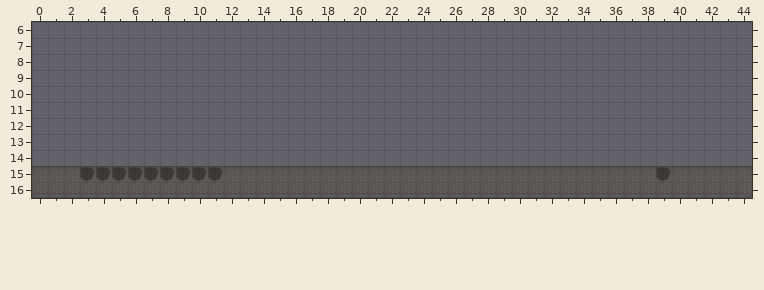
Two states of a Tiled map, res/map/map1.tmx. This is how it looked before the edit.
Cells are 32x32 px. Shown: x 0..44, y 6..16.
The same view after the edit:
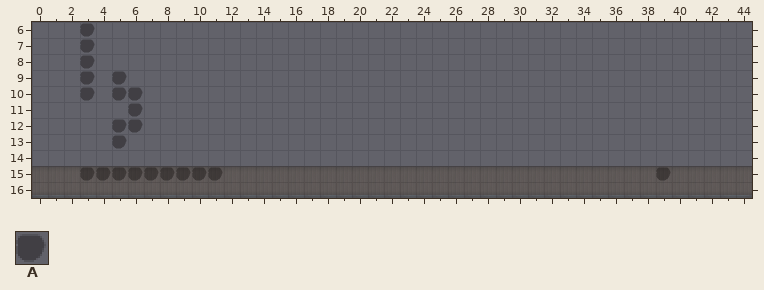
Key: from "TileA3": A 128.
_ is an empty cell, . an unchanged one.
See-through tiles are keyed as they look on the map.
Diff:
--- layer "through"
@@ x 3..6 @@
- 6 _...
- 7 _...
- 8 _...
- 9 _._.
-10 _.__
-11 ..._
-12 ..__
-13 .._.
+ 6 A...
+ 7 A...
+ 8 A...
+ 9 A.A.
+10 A.AA
+11 ...A
+12 ..AA
+13 ..A.
Boxes around the changes in both pictures, in picture pixels (x1, y1, x2, y2):
added: (80, 23, 95, 101)
added: (112, 71, 143, 149)
